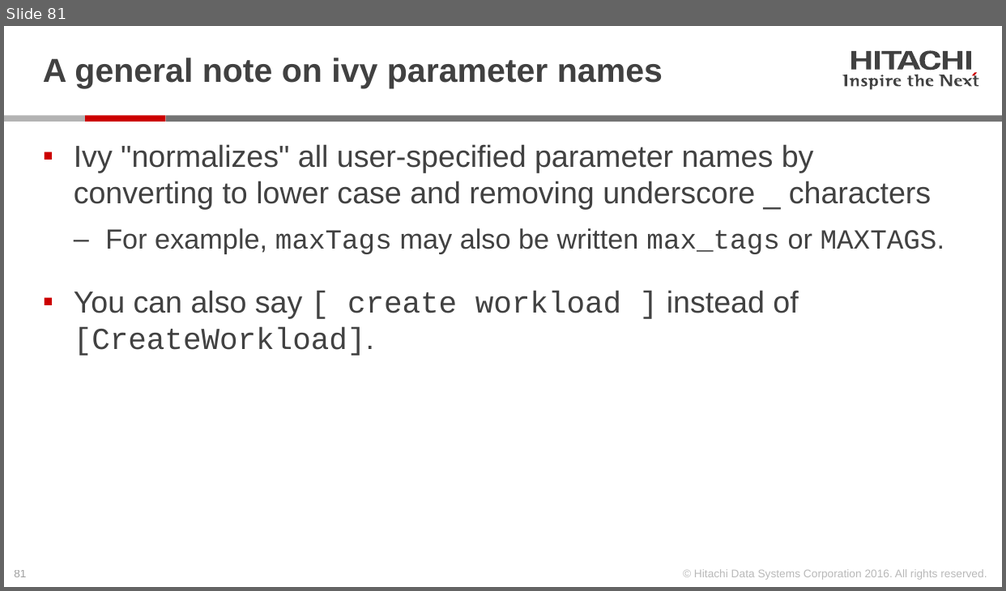
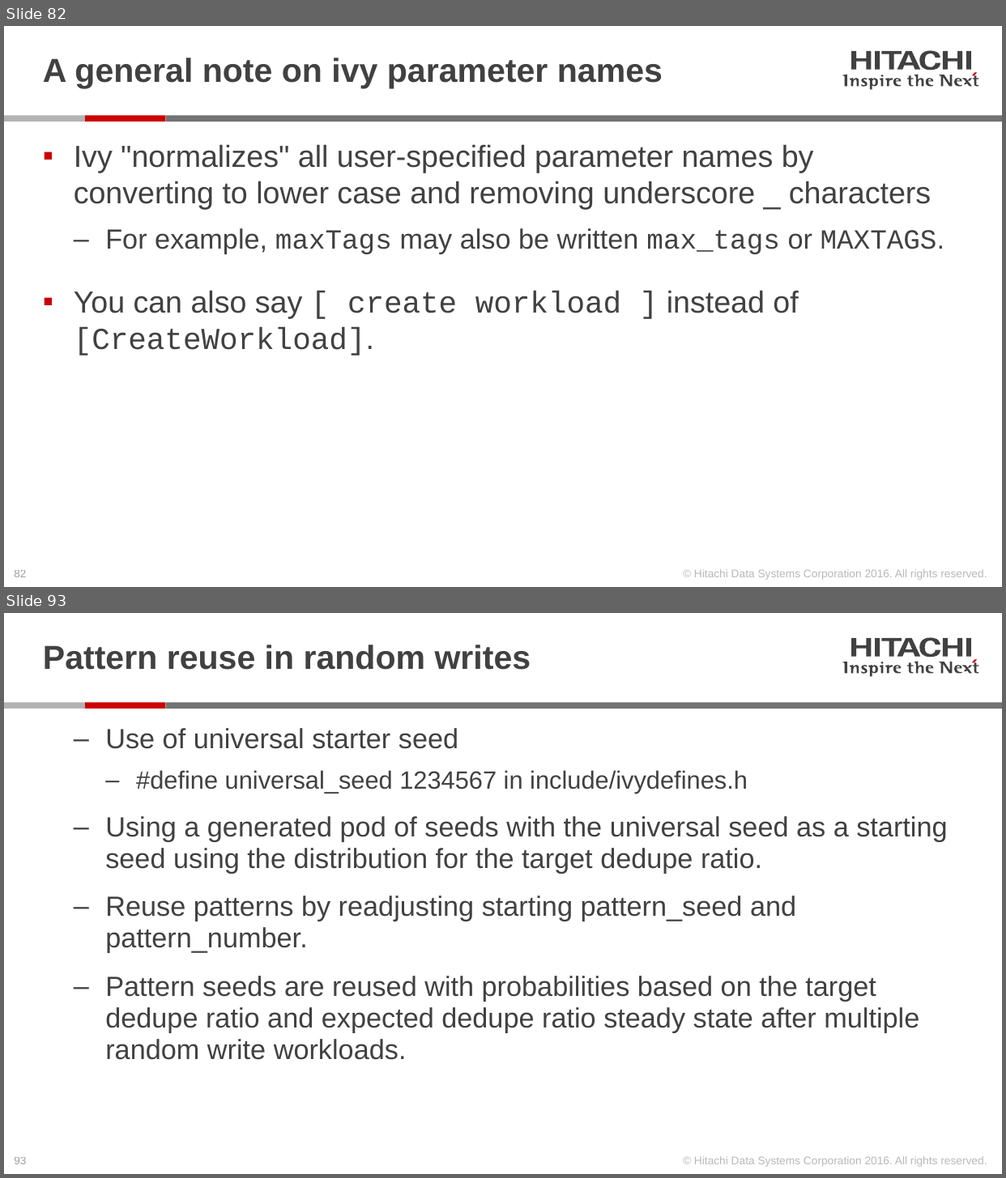
Before and after one commit to Hitachi-Data-Systems/ivy, a slide deck: doc/Programming the ivy engine.pptx. Shown one above the other, each under a label of ours: slide 81 before the commit, slides 82 and 93 after it; the slides between them are not shown. The pictures are 1006x591 and 1006x1178 pixels, drawn with LibreOffice and Linux fonts; fonts in the diff are those of the drawing. Boxes give left, top, right and bottom in pixels: in the first picture for what was removed or moved away, otherwise in the second. Text is boxed around its words. In the diff, an @@ line names an element or a change of style, - is before the commit and + after.

Commit message:
ivy 3.00.01 new_dedupe + one_thread_per_core, ivyslave->ivydriver

```diff
--- a/doc/Programming the ivy engine.pptx
+++ b/doc/Programming the ivy engine.pptx
@@ slide 93 added at (x1=4, y1=613, x2=1002, y2=1174), background #FFFFFF; not listed: 28 template elements that a slide beside it also shows @@
@@ title added at (x1=43, y1=645, x2=531, y2=670), 24 pt, text #414141, bold @@
+Pattern reuse in random writes
@@ text added at (x1=105, y1=728, x2=947, y2=1060), 20 pt, text #414141 @@
+  ‒ Use of universal starter seed
+    ‒ #define universal_seed 1234567 in include/ivydefines.h
+  ‒ Using a generated pod of seeds with the universal seed as a starting seed using the distribution for the target dedupe ratio.
+  ‒ Reuse patterns by readjusting starting pattern_seed and pattern_number.
+  ‒ Pattern seeds are reused with probabilities based on the target dedupe ratio and expected dedupe ratio steady state after multiple random write workloads.
@@ what was slide 81 is now slide 82 @@
@@ page number at (x1=14, y1=570, x2=26, y2=578): text changed @@
-81
+82
```
Also in this commit, not shown: 12 slides changed, 13 other slides added, 54 other files.
